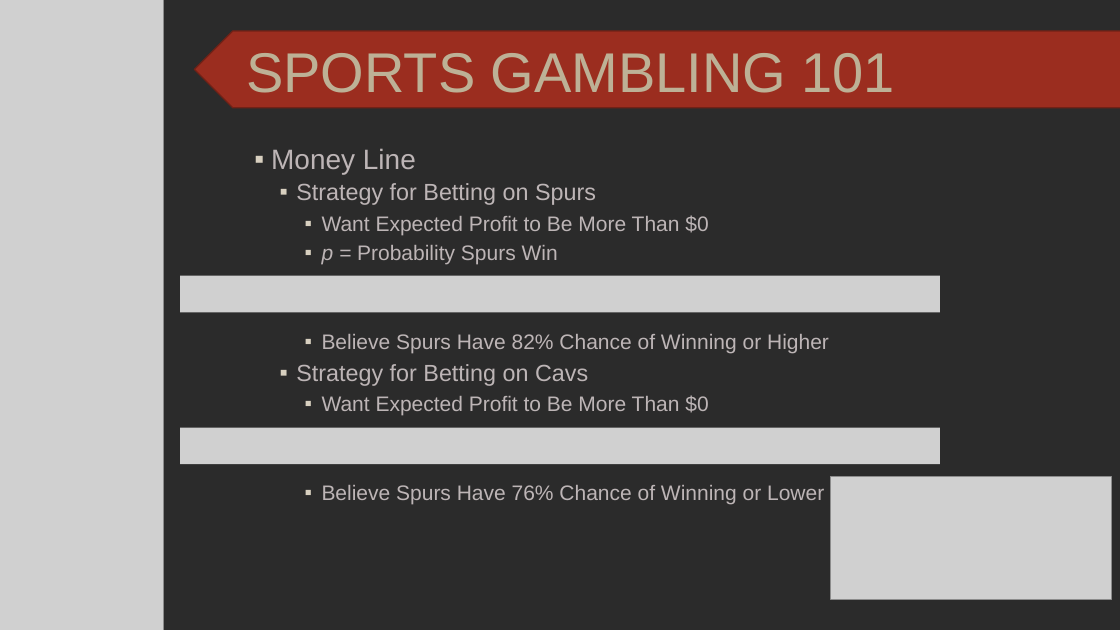
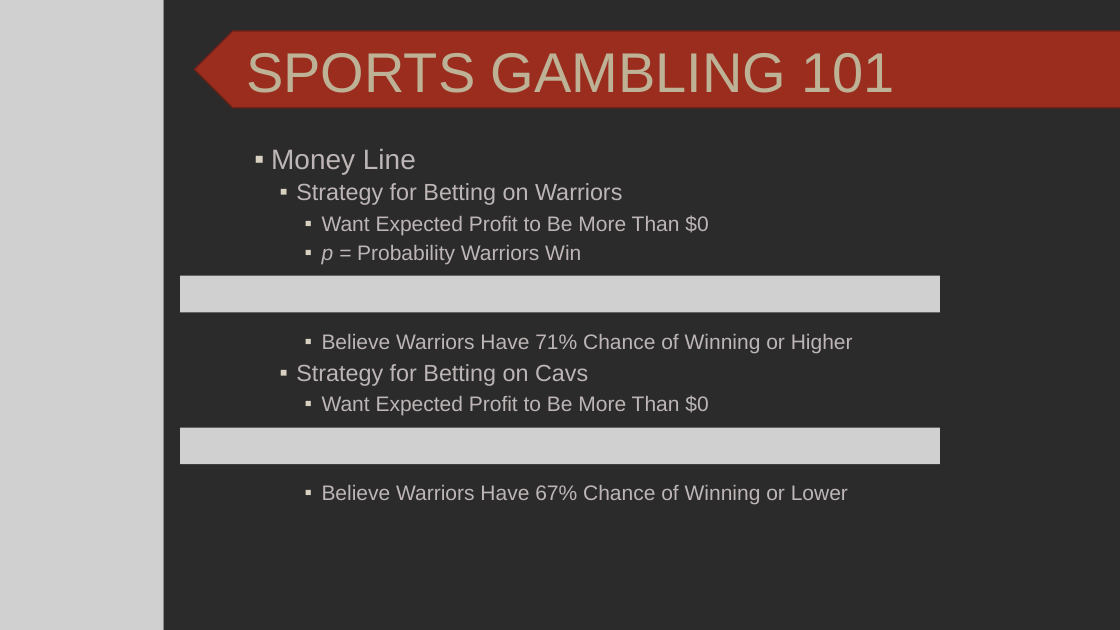
Before and after one commit to SuperMarioGiacomazzo/STOR538_WEBSITE, a slide deck: slide 9 of Slides/Gambling 1/Gambling_1_Lecture.pptx. Drawn at 1120x630 pixels with LibreOffice and Linux fonts; fonts in the diff are those of the drawing; grey boxes stand for pictures; background and template pictures are left out; a plain dark background stands for a picture behind light text. Boxes give left, top, right and bottom in pixels: in the first picture for what was removed or moved away, otherwise in the second. Text is boxed around its words. In the diff, an @@ line names an element or a change of style, - is before the commit and + after.

```diff
--- a/Slides/Gambling 1/Gambling_1_Lecture.pptx
+++ b/Slides/Gambling 1/Gambling_1_Lecture.pptx
@@ text at bbox=[296, 183, 622, 205]: text changed @@
-  ▪ Strategy for Betting on Spurs
+  ▪ Strategy for Betting on Warriors
@@ text at bbox=[322, 245, 853, 354]: text changed @@
-    ▪ p = Probability Spurs Win
-    ▪ Believe Spurs Have 82% Chance of Winning or Higher
+    ▪ p = Probability Warriors Win
+    ▪ Believe Warriors Have 71% Chance of Winning or Higher
@@ picture removed at bbox=[831, 477, 1112, 600] @@
@@ text at bbox=[322, 485, 848, 505]: text changed @@
-    ▪ Believe Spurs Have 76% Chance of Winning or Lower
+    ▪ Believe Warriors Have 67% Chance of Winning or Lower
```
Also in this commit, not shown: 6 other slides changed, 1 slide added, 4 slides removed, 3 other files.
